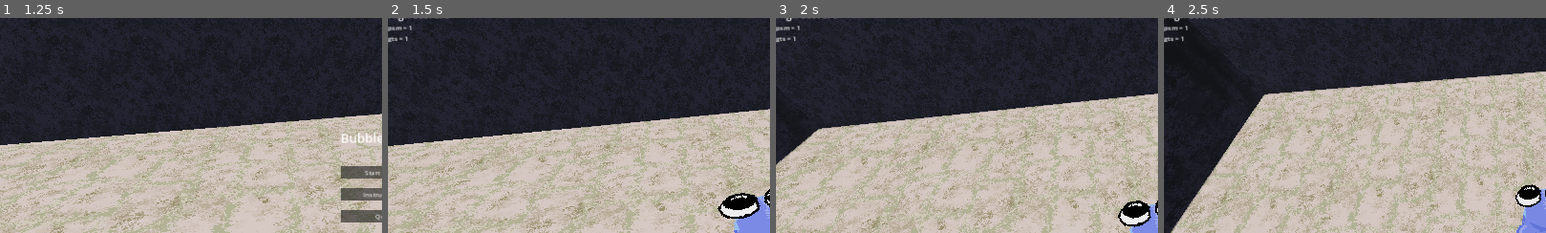
Above: before the commit, frames 1-4 (left to right).
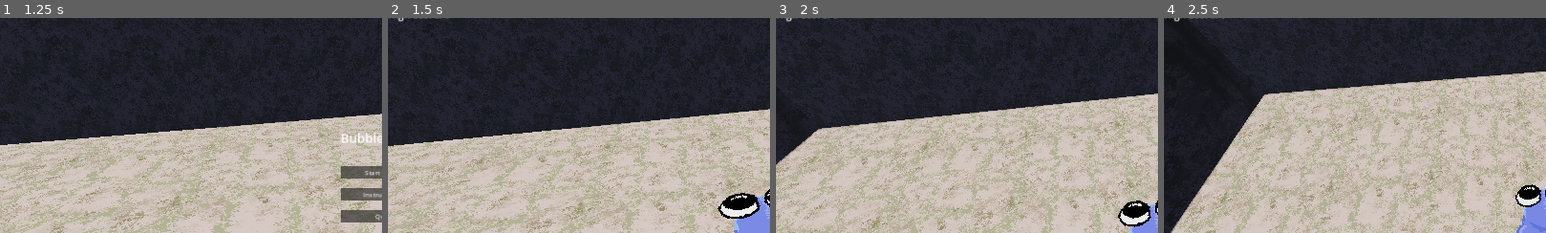
Above: after the commit, the same moments.

Repository: warriormaster12/Fsj2025
Game: Godot game, scene res://levels/actual_level.tscn
Same seed, same stepped clock (60 frames per second), same inputs: the game is played once before the commit and once after it.
Inputs:
- Up to frame 1 (1.25 s): click "Start game" at 0.5 s
- Up to frame 2 (1.5 s): click "Start game" at 1.25 s
- Up to frame 3 (2 s): no input
- Up to frame 4 (2.5 s): tap Space (dash) at 2.1 s
The pictures show only the part of the screen within x 0-50%, y 13-63%; the shares and areas given below are measured in that part.

Frame 1 is identical in both runs. In frame 2, 0.2% of the frame differs, in the area x 0-7%, y 3-12%; in frame 3, 0.2%; in frame 4, 0.2%.

Commit message:
Remove dev power up display

Diff:
--- a/levels/actual_level.tscn
+++ b/levels/actual_level.tscn
@@ -234,10 +234,6 @@
 layout_mode = 2
 theme_override_font_sizes/font_size = 25
 
-[node name="PowerUpsLabel" type="Label" parent="UIElements/HUD/Container"]
-unique_name_in_owner = true
-layout_mode = 2
-
 [node name="PowerUpsContainer" type="VBoxContainer" parent="UIElements/HUD/Container"]
 unique_name_in_owner = true
 layout_mode = 2
--- a/scripts/power_up_state_manager.gd
+++ b/scripts/power_up_state_manager.gd
@@ -3,8 +3,6 @@
 
 signal power_up_added(power_up: PowerUp);
 signal power_up_expire(power_up: PowerUp);
-
-@onready var PowerUpsLabel: Label = %PowerUpsLabel
 
 enum PowerUpType {
 	PLAYER_SPEEDUP,
@@ -28,14 +26,6 @@
 
 func reset_power_ups() -> void:
 	active_power_ups.clear()
-
-func _process(_delta: float) -> void:
-	var text: String = ""
-	for power_up in active_power_ups:
-		text += "{0} {1}s\n".format([power_up.type, power_up.duration])
-	text += "psm = {0}\n".format([player_speed_multiplier])
-	text += "gts = {0}\n".format([Engine.time_scale])
-	PowerUpsLabel.text = text
 
 func _physics_process(delta: float) -> void:
 	if Engine.time_scale < 0.01:
